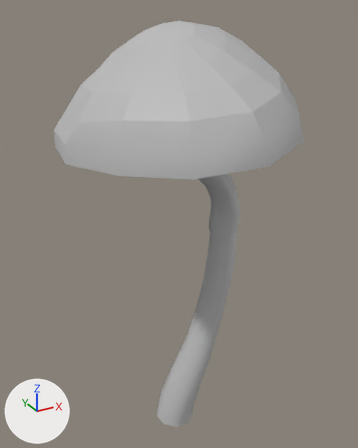
The FBX model GAM130Prototype/Assets/4 Play/Models/Plants/mushroom 13.fbx: old version first, new version second.
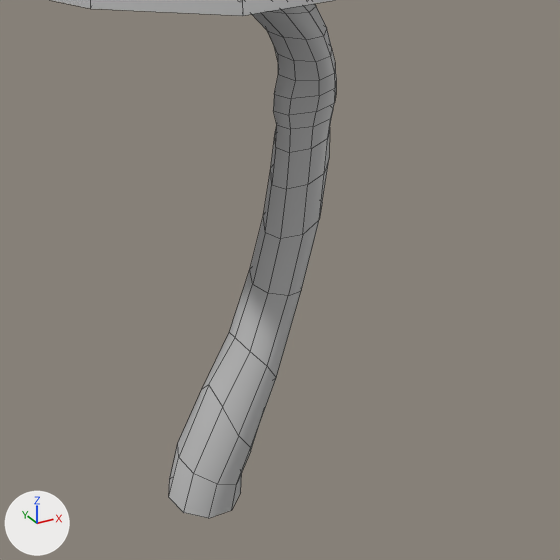
Each version appears first whole from a 50 mm camera at (-0.012, -0.25, 0.167) aimed at (0.114, -0.022, 0.052), and next in a close-up on the part from 21% to 98% of the width and 38% to 100% of the height. The lights are fixed; the arrows at lower left show +X, +Y and +Z. The close-ups show mesh edges as thin lines. Where no turn or scale is listed for an object, it has been applied to the vertices.
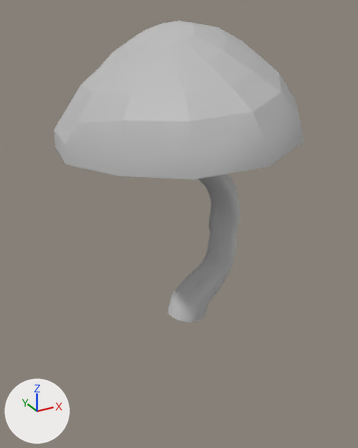
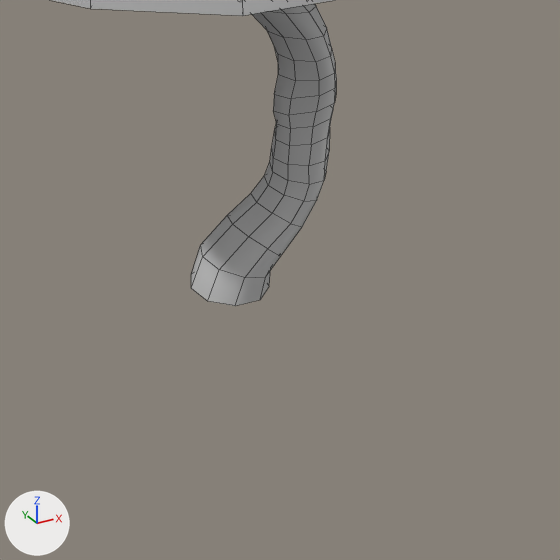
The newer file is also turned or shifted as a whole; pictures and numbers use the older file's frame.

Where the change shows, as pixel boxes [x1, y1, x2, y2] in the close-ups (560 x 560 px; the box of a moved part takes in the faces that stretch with it):
'polySurface19', reshaped
    before: [53, 0, 336, 518]
    after: [53, 0, 336, 306]
part 1 of me_mesh, moved or reshaped
    before: [169, 125, 329, 518]
    after: [191, 123, 330, 306]

What the commit changed:
me_mesh is used by ob_polysurface19; location (0.1101, -0.0294, 0.08).
me_mesh had 308 vertices, 309 faces and spanned x -0.06..0.067, y -0.069..0.069, z -0.165..0.08.
me_mesh now has 308 vertices, 309 faces and spans x -0.06..0.067, y -0.069..0.069, z -0.087..0.08.
me_mesh part 1: 68 of 308 vertices moved; they spanned x -0.013..0.04, y -0.007..0.017, z -0.165..-0.041 and now span x -0.004..0.04, y -0.007..0.017, z -0.087..-0.041; mean shift (0.005, 0.0, 0.043); largest move (-0.012, -0.002, -0.164) -> (-0.003, -0.002, -0.085).
